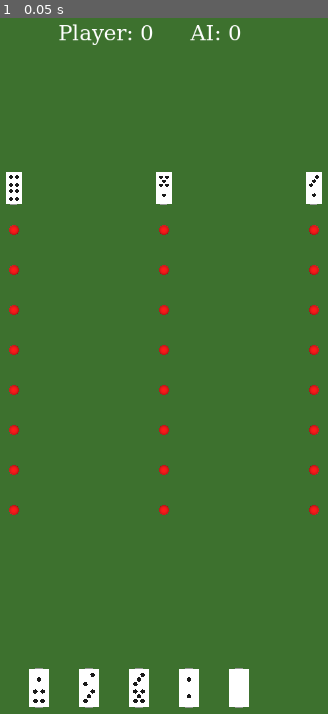
Above: before the commit, frame 1.
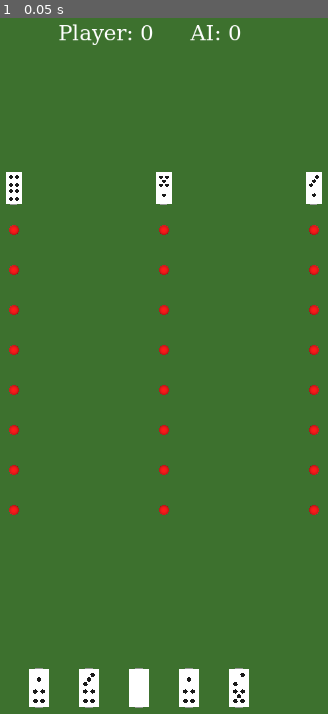
Above: after the commit, the same moment.

Repository: weareworm/dominos
Game: Godot game, scene res://scenes/main.tscn
Same seed, same stepped clock (60 frames per second), same inputs: the game is played once before the commit and once after it.
Inputs:
- Up to frame 1 (0.05 s): no input

The runs differ from the first frame. In frame 1, 0.2% of the frame differs, in the area x 25-75%, y 94-99%.

Commit message:
Upped pool to 56 instead of 28

Diff:
--- a/scripts/board.gd
+++ b/scripts/board.gd
@@ -81,12 +81,14 @@
 
 func initialize_domino_pool():
 	domino_pool.clear()
-	# Create all 28 unique domino combinations
+	# Create standard set (28 dominos)
 	for i in range(7):
 		for j in range(i, 7):
 			domino_pool.append([i, j])
+	# Duplicate to make 56 dominos
+	domino_pool += domino_pool.duplicate()
 	domino_pool.shuffle()
-	print("Initialized pool with ", domino_pool.size(), " dominos")  # Should print 28
+	print("Initialized 56 dominos (two sets)")
 
 func _initialize_tracks():
 	for i in TRACK_COUNT:
@@ -149,44 +151,18 @@
 		button.visible = true
 
 func confirm_discard() -> bool:
-	if not discard_candidate or not is_instance_valid(discard_candidate):
-		return false
-
-	print("Discarding: ", discard_candidate.top_value, "-", discard_candidate.bottom_value)
-	print("Pool before: ", domino_pool.size())
-
-	# Store values before removal
-	var values = [discard_candidate.top_value, discard_candidate.bottom_value]
-	var discard_index = player_hand.find(discard_candidate)
-
-	if discard_index == -1:
-		print("ERROR: Domino not found in hand!")
-		return false
-
-	# Remove from hand and scene
-	player_hand.remove_at(discard_index)
-	remove_child(discard_candidate)
-	discard_candidate.queue_free()
-
-	# ALWAYS return to pool (including doubles)
-	domino_pool.append(values)
-	domino_pool.shuffle()
-	print("Returned to pool: ", values)
-
-	# Draw replacement
+	if not discard_candidate: return false
+
+	# Return to pool and draw new
+	domino_pool.append([discard_candidate.top_value, discard_candidate.bottom_value])
 	if domino_pool.size() > 0:
 		var new_values = domino_pool.pop_back()
-		print("Drawing new domino: ", new_values)
 		var new_domino = domino_factory.create_specific_domino(new_values[0], new_values[1])
-		_setup_hand_domino(new_domino, Vector3.ZERO, player_hand.size())
-		add_child(new_domino)
 		player_hand.append(new_domino)
-		_safe_connect_domino_signals(new_domino)
-	else:
-		print("WARNING: Pool empty - cannot draw replacement")
-
-	reposition_hand()
-	print("Pool after: ", domino_pool.size())
+
+	player_hand.erase(discard_candidate)
+	discard_candidate.queue_free()
+	domino_pool.shuffle()
 	return true
 
 func disable_discard_mode():
